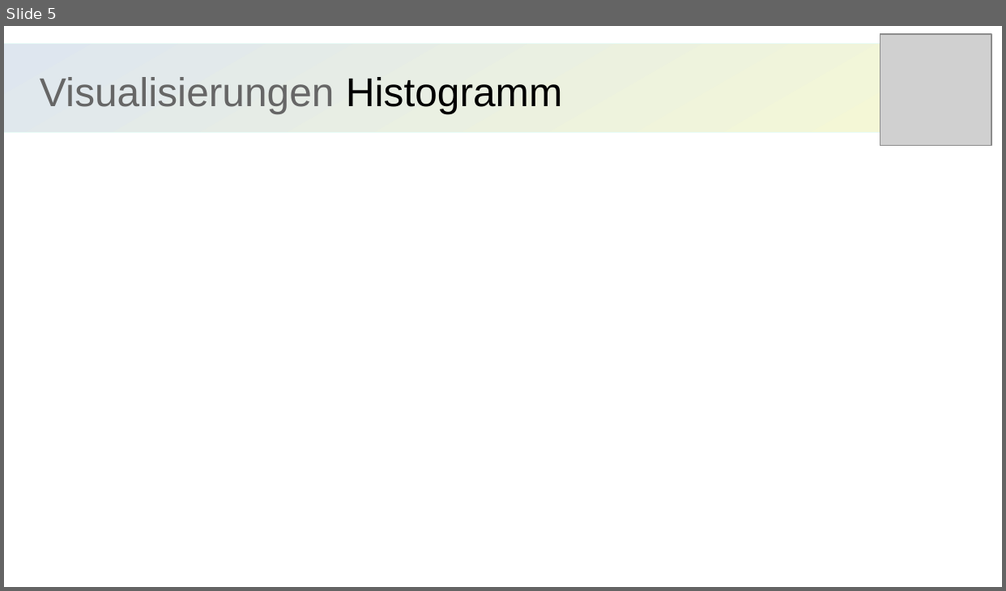
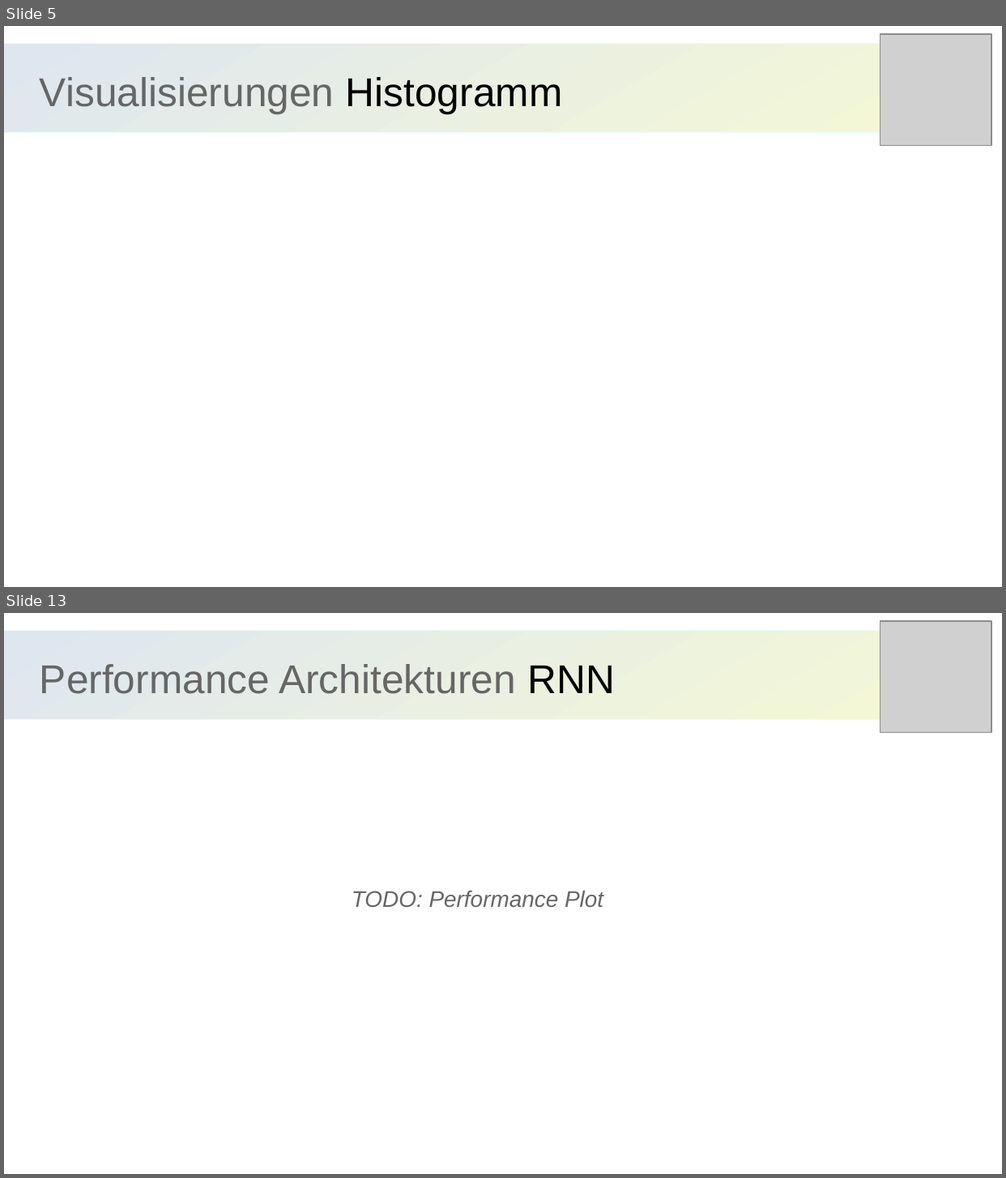
Before and after one commit to TorgeSchwark/BS-Temperature, a slide deck: presentation_prototype.odp. Shown one above the other, each under a label of ours: slide 5 before the commit, slides 5 and 13 after it; the slides between them are not shown. The pictures are 1006x591 and 1006x1178 pixels, drawn with LibreOffice and Linux fonts; fonts in the diff are those of the drawing; grey boxes stand for pictures. Boxes give left, top, right and bottom in pixels: in the first picture for what was removed or moved away, otherwise in the second. Text is boxed around its words. In the diff, an @@ line names an element or a change of style, - is before the commit and + after.

```diff
--- a/presentation_prototype.odp
+++ b/presentation_prototype.odp
@@ slide 13 added at (4, 613, 1002, 1174), background #FFFFFF @@
@@ rectangle added at (4, 631, 985, 720), fill gradient #DEE6EF to #F6F9D4, outline #E8FCF7 0 pt @@
@@ picture added at (880, 621, 992, 733) @@
@@ title added at (40, 664, 616, 694), 32 pt, text #666666 @@
+Performance Architekturen RNN
@@ text added at (351, 891, 603, 907), 18 pt, text #666666, italic @@
+TODO: Performance Plot
```
Also in this commit, not shown: 16 other slides added.
